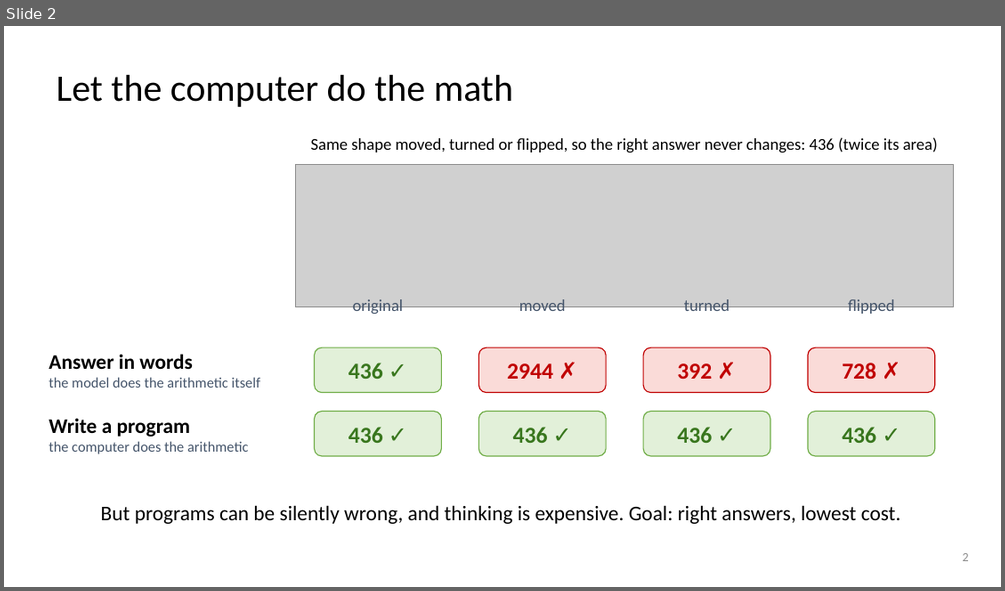
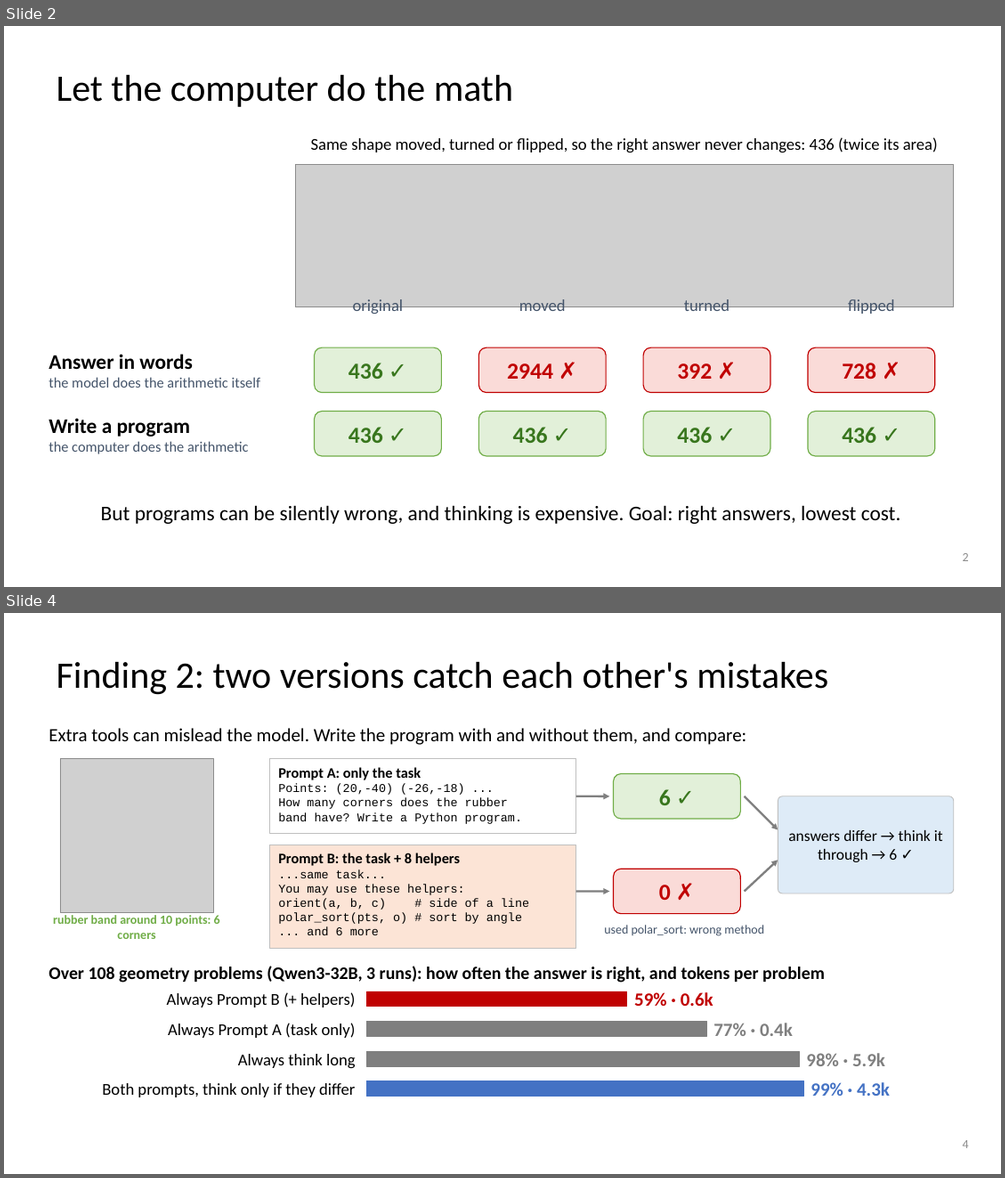
Before and after one commit to dlwns147/CSED490E_Project_Team5, a slide deck: PROPOSAL_slides.pptx. Shown one above the other, each under a label of ours: slide 2 before the commit, slides 2 and 4 after it; the slides between them are not shown. The pictures are 1005x591 and 1005x1178 pixels, drawn with LibreOffice and Linux fonts; fonts in the diff are those of the drawing; grey boxes stand for pictures. Boxes give left, top, right and bottom in pixels: in the first picture for what was removed or moved away, otherwise in the second. Text is boxed around its words. In the diff, an @@ line names an element or a change of style, - is before the commit and + after.

```diff
--- a/PROPOSAL_slides.pptx
+++ b/PROPOSAL_slides.pptx
@@ slide 4 added at [4,613,1001,1174], background #FFFFFF @@
@@ title added at [57,662,828,695], 36 pt, text #000000 @@
+Finding 2: two versions catch each other's mistakes
@@ text added at [48,728,747,745], 18 pt, text #000000 @@
+Extra tools can mislead the model. Write the program with and without them, and compare:
@@ picture added at [60,759,213,912] @@
@@ rectangle added at [269,759,576,834], fill #FFFFFF, outline #BFBFBF 0.75 pt @@
@@ text added at [278,767,522,824], 11.5 pt, text #000000 @@
+Prompt A: only the task
+Points: (20,-40) (-26,-18) ...
+How many corners does the rubber
+band have? Write a Python program.
@@ arrow added from (576, 796) to (610, 796), #7F7F7F 2 pt @@
@@ rounded rectangle added at [614,774,741,819], fill #E2F0D9, outline #70AD47 1 pt @@
@@ text added at [659,789,671,805], 22 pt, text #38761D, bold @@
+6 ✓
@@ arrow added from (744, 796) to (778, 830), #7F7F7F 2 pt @@
@@ rounded rectangle added at [778,796,954,893], fill #DEEBF7, outline #BFBFBF 0.75 pt @@
@@ rectangle added at [269,844,576,948], fill #FCE4D6, outline #BFBFBF 0.75 pt @@
@@ text added at [278,852,529,935], 11.5 pt, text #000000 @@
+Prompt B: the task + 8 helpers
+...same task...
+You may use these helpers:
+orient(a, b, c) # side of a line
+polar_sort(pts, o) # sort by angle
+... and 6 more
@@ text added at [788,830,943,862], 15 pt, text #000000 @@
+answers differ → think it through → 6 ✓
@@ rounded rectangle added at [614,868,741,914], fill #FADBD8, outline #C00000 1 pt @@
@@ arrow added from (744, 892) to (778, 860), #7F7F7F 2 pt @@
@@ arrow added from (576, 892) to (610, 892), #7F7F7F 2 pt @@
@@ text added at [659,884,671,900], 22 pt, text #C00000, bold @@
+0 ✗
@@ text added at [53,915,220,939], 12 pt, text #70AD47, bold @@
+rubber band around 10 points: 6 corners
@@ text added at [604,925,764,936], 12 pt, text #44546A @@
+used polar_sort: wrong method
@@ text added at [48,965,825,982], 17 pt, text #000000, bold @@
+Over 108 geometry problems (Qwen3-32B, 3 runs): how often the answer is right, and tokens per problem
@@ text added at [167,992,355,1007], 16 pt, text #000000 @@
+Always Prompt B (+ helpers)
@@ rectangle added at [367,991,627,1006], fill #C00000, outline #C00000 0.5 pt @@
@@ text added at [634,992,713,1005], 18 pt, text #C00000, bold @@
+59% · 0.6k
@@ text added at [168,1022,356,1038], 16 pt, text #000000 @@
+Always Prompt A (task only)
@@ rectangle added at [367,1022,706,1037], fill #7F7F7F, outline #7F7F7F 0.5 pt @@
@@ text added at [713,1022,793,1036], 18 pt, text #7F7F7F, bold @@
+77% · 0.4k
@@ text added at [238,1054,356,1068], 16 pt, text #000000 @@
+Always think long
@@ rectangle added at [367,1051,799,1066], fill #7F7F7F, outline #7F7F7F 0.5 pt @@
@@ text added at [806,1053,885,1066], 18 pt, text #7F7F7F, bold @@
+98% · 5.9k
@@ text added at [102,1083,355,1097], 16 pt, text #000000 @@
+Both prompts, think only if they differ
@@ rectangle added at [367,1081,803,1096], fill #4472C4, outline #4472C4 0.5 pt @@
@@ text added at [810,1082,890,1095], 18 pt, text #4472C4, bold @@
+99% · 4.3k
@@ page number added at [963,1140,969,1148], 12 pt, text #8C8C8C @@
+4
```
Also in this commit, not shown: 3 slides changed, 10 other slides added, 1 slide removed, 4 other files.
